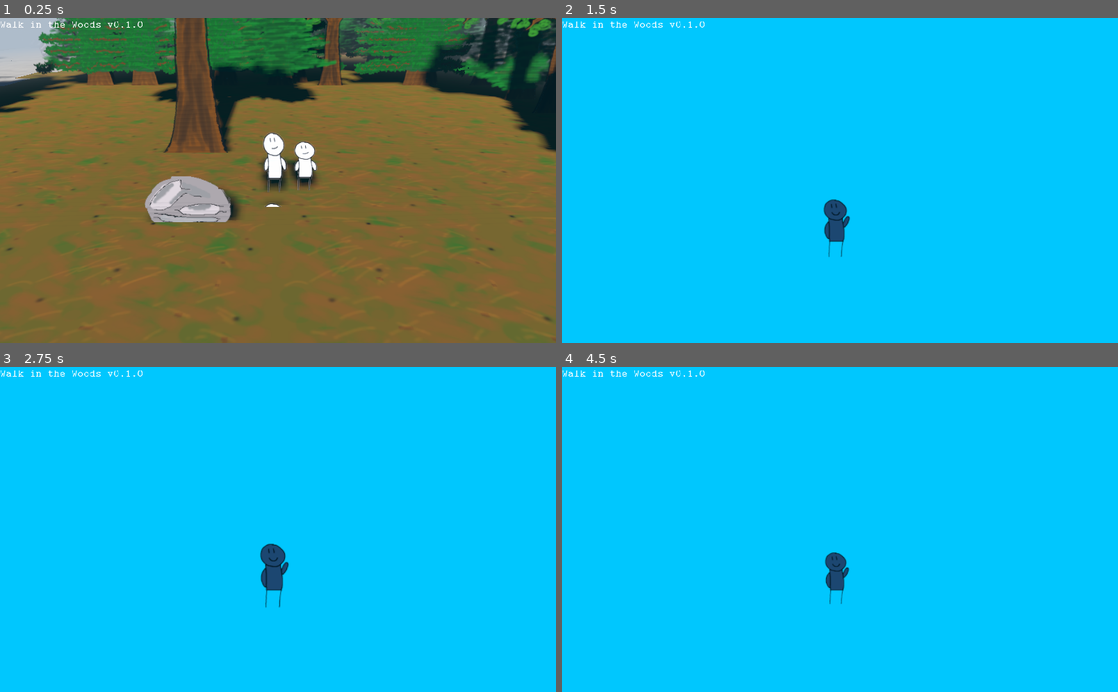
Above: before the commit, frames 1-4 (two rows, left to right).
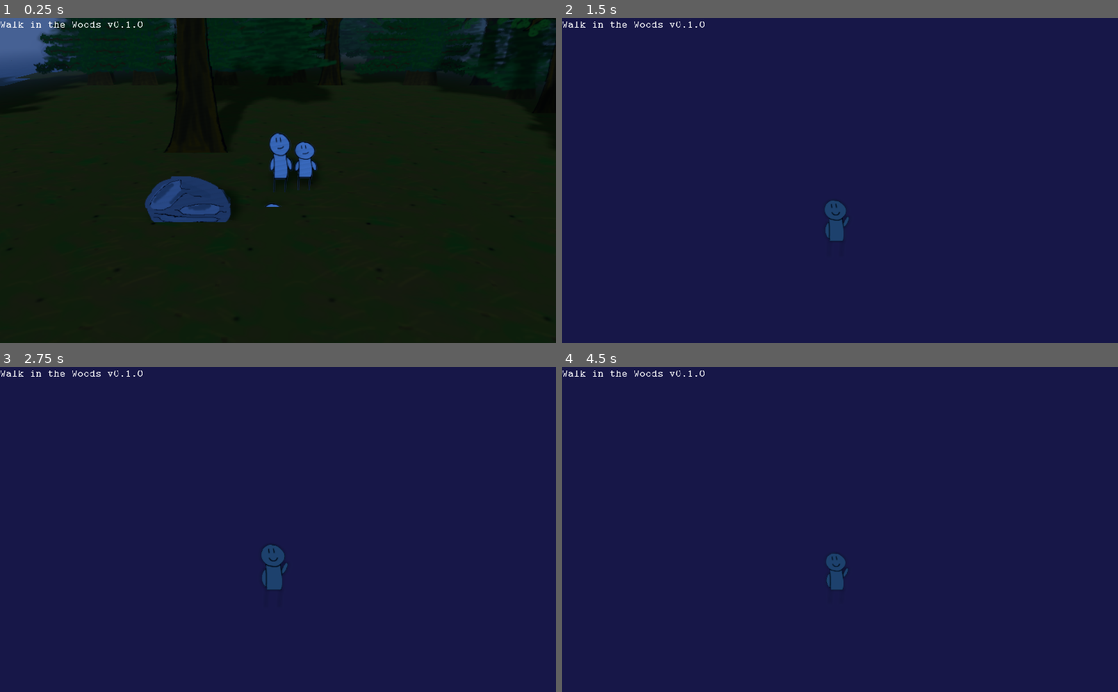
Above: after the commit, the same moments.

Repository: Schoperation/AllTheStarsAtNight
Game: Godot game, scene res://world/World.tscn
The game is run twice, just before and just after one commit, with the same random seed, the same clock (stepped at 60 frames per second) and the same inputs.
Inputs (mouse positions are in pixels of both pictures, inside the frame that each line leads up to):
- Up to frame 1 (0.25 s): no input
- Up to frame 2 (1.5 s): move the mouse to (962, 164) at 0.52 s; hold D (move_right) 0.53-1.28 s; tap Mouse wheel up (zoom_in) at 0.6 s; click (962, 164) at 0.67 s; move the mouse to (728, 196) at 1.27 s; hold S (move_down) from 1.28 s (still down); tap Mouse wheel down (zoom_out) at 1.35 s
- Up to frame 3 (2.75 s): tap Enter at 2 s; move the mouse to (333, 458) at 2.02 s; release S (move_down) at 2.03 s; hold D (move_right) from 2.03 s (still down); tap Mouse wheel up (zoom_in) at 2.1 s
- Up to frame 4 (4.5 s): tap Space at 2.75, 4.25 s; move the mouse to (812, 594) at 2.77 s; release D (move_right) at 2.78 s; hold W (move_up) 2.78-3.53 s; tap Mouse wheel down (zoom_out) at 2.85, 4.35 s; click (812, 594) at 2.92 s; tap Enter at 3.5 s; move the mouse to (1006, 578) at 3.52 s; hold A (move_left) from 3.53 s (still down); tap Mouse wheel up (zoom_in) at 3.6 s; move the mouse to (673, 480) at 4.27 s

The runs differ from the first frame. In frame 1, 99% of the frame differs, in the area x 0-100%, y 0-100%; in frame 2, 100%; in frame 3, 99%; in frame 4, 100%.

Commit message:
Fixed day night cycle, started fixing followers

Diff:
--- a/follower/Follower.gd
+++ b/follower/Follower.gd
@@ -6,9 +6,11 @@
 
 export var isBarfite = true
 var player
+var otherFollower
 
 func _ready():
 	player = get_parent().get_node("Player")
+	otherFollower = get_parent().get_node("Vigil") if isBarfite else get_parent().get_node("Barfite")
 
 func _process(delta):
 	pathfind()
@@ -16,6 +18,7 @@
 # Travel to the player... so far just straight lines
 func pathfind():
 
+	# Calc distance to player
 	var distanceZ = player.transform.origin.z - self.transform.origin.z
 	var distanceX = player.transform.origin.x - self.transform.origin.x
 	var distance = self.transform.origin.distance_to(player.transform.origin)
@@ -26,3 +29,33 @@
 		translate(Vector3(travelX, 0, 0))
 	if abs(distanceZ) > 3:
 		translate(Vector3(0, 0, travelZ))
+
+	# Make sure they aren't stuck in each other
+	# Calc distance to other follower
+	if isBarfite:
+		var distance2Z = otherFollower.transform.origin.z - self.transform.origin.z
+		var distance2X = otherFollower.transform.origin.x - self.transform.origin.x
+		#var distance2 = self.transform.origin.distance_to(otherFollower.transform.origin)
+		var travel2Z = distance2Z / 50
+		var travel2X = distance2X / 50
+
+		if abs(distance2X) > 3:
+			translate(Vector3(travel2X, 0, 0))
+		if abs(distance2Z) > 3:
+			translate(Vector3(0, 0, travel2Z))
+	"""
+	var distance2Z = otherFollower.transform.origin.z - self.transform.origin.z
+	var distance2X = otherFollower.transform.origin.x - self.transform.origin.x
+	var distance2 = self.transform.origin.distance_to(otherFollower.transform.origin)
+	var travel2Z = distanceZ / 50
+	var travel2X = distanceX / 50
+
+	if abs(distance2X) > 3:
+		translate(Vector3(travel2X, 0, 0))
+	#elif abs(distance2X) < 2:
+	#	translate(Vector3(-1 * travel2X, 0, 0))
+	if abs(distance2Z) > 3:
+		translate(Vector3(0, 0, travel2Z))
+	#elif abs(distance2Z) < 2:
+	#	translate(Vector3(-1 * travel2Z, 0, 0))
+	"""
--- a/world/World.tscn
+++ b/world/World.tscn
@@ -12,18 +12,23 @@
 
 [sub_resource type="Environment" id=1]
 background_mode = 1
-background_color = Color( 0, 0.784314, 1, 1 )
+background_color = Color( 0.0941176, 0.0941176, 0.286275, 1 )
 ambient_light_color = Color( 0.164706, 0.352941, 0.572549, 1 )
 ambient_light_energy = 0.53
 ambient_light_sky_contribution = 0.99
 fog_enabled = true
-fog_color = Color( 0.686275, 0.741176, 0.796078, 1 )
+fog_color = Color( 0.278431, 0.384314, 0.584314, 1 )
+fog_sun_color = Color( 0.517647, 0.705882, 0.92549, 1 )
 fog_depth_begin = 54.0
 fog_depth_end = 187.9
 fog_depth_curve = 2.0
-auto_exposure_scale = 1.1
-auto_exposure_min_luma = 5.27
+auto_exposure_scale = 4.62
+auto_exposure_min_luma = 5.45
+auto_exposure_max_luma = 8.52
+auto_exposure_speed = 13.16
+dof_blur_far_enabled = true
 dof_blur_far_distance = 94.35
+dof_blur_far_transition = 22.33
 dof_blur_far_quality = 2
 
 [sub_resource type="BoxShape" id=2]
@@ -55,12 +60,17 @@
 isBarfite = false
 
 [node name="Sun" type="DirectionalLight" parent="."]
-transform = Transform( 0.999126, -0.0326857, 0.0260418, 0.00080103, 0.638, 0.770036, -0.0417838, -0.769343, 0.637469, -0.668901, 23.358, 1.22445 )
-light_energy = 1.52
+transform = Transform( 0.979139, -0.158513, -0.127126, 0.198851, 0.618858, 0.759916, -0.0417838, -0.769343, 0.637468, -0.668901, 23.358, 1.22445 )
+light_color = Color( 0.164706, 0.294118, 0.572549, 1 )
+light_energy = 1.35
+light_specular = 0.13
+light_bake_mode = 0
 shadow_enabled = true
 shadow_bias = 0.0
 directional_shadow_normal_bias = 1.49
+directional_shadow_max_distance = 90.8
 script = ExtResource( 3 )
+dayNightCycleEnabled = false
 
 [node name="DayCycle" type="Timer" parent="Sun"]
 wait_time = 0.05
